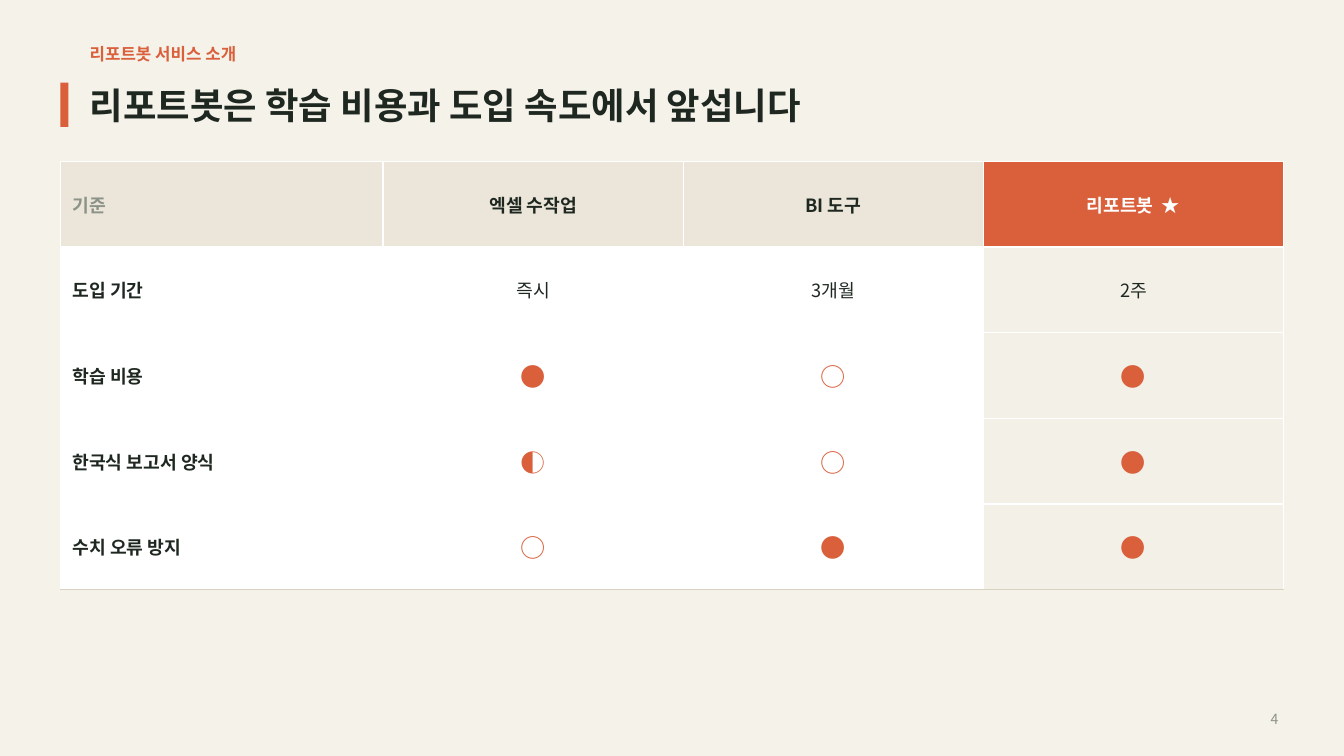
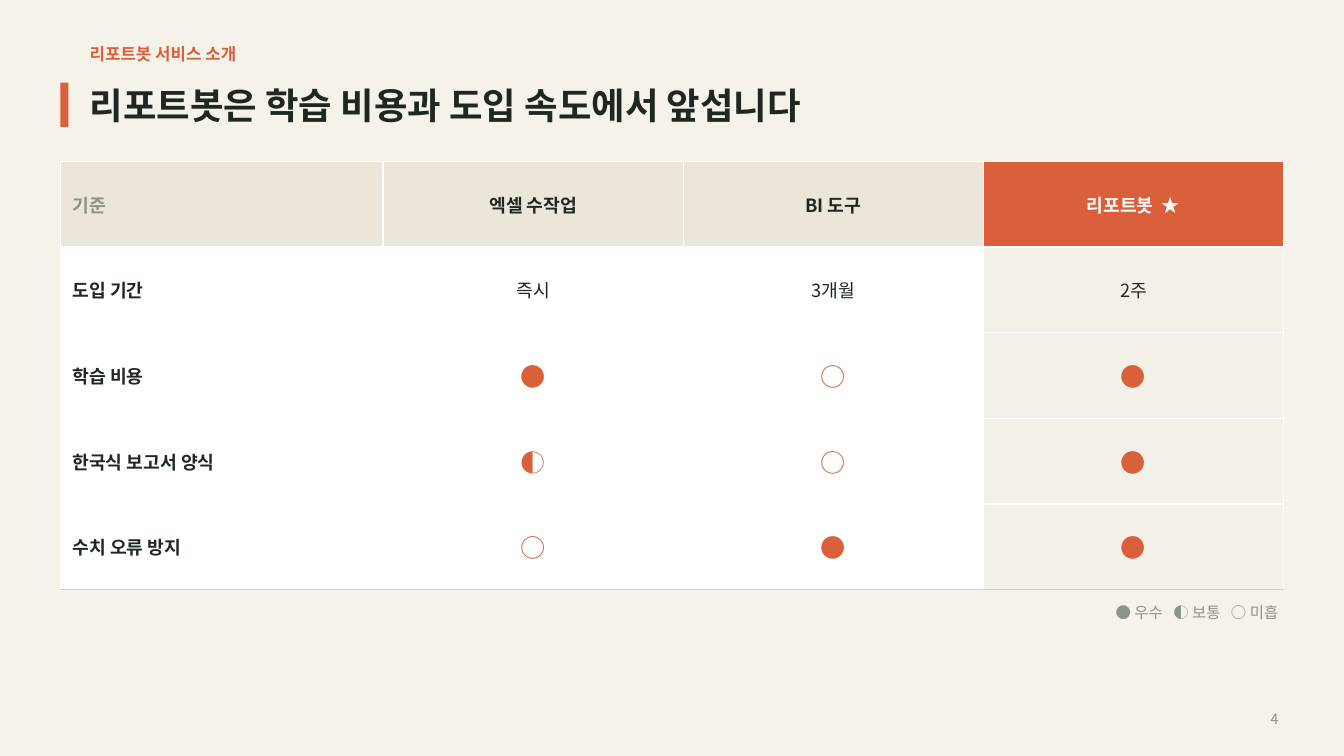
Before and after one commit to coindesktop/Awesome-PPT-SKILL, a slide deck: slide 4 of examples/p1-patterns/deck.pptx. Drawn at 1344x756 pixels with LibreOffice and Linux fonts; fonts in the diff are those of the drawing. Boxes give left, top, right and bottom in pixels: in the first picture for what was removed or moved away, otherwise in the second. Text is boxed around its words. In the diff, an @@ line names an element or a change of style, - is before the commit and + after.

```diff
--- a/examples/p1-patterns/deck.pptx
+++ b/examples/p1-patterns/deck.pptx
@@ text added at (x1=1134, y1=605, x2=1278, y2=619), 11 pt, text #8C9389 @@
+● 우수 ◐ 보통 ○ 미흡
```
Also in this commit, not shown: 24 other files.
